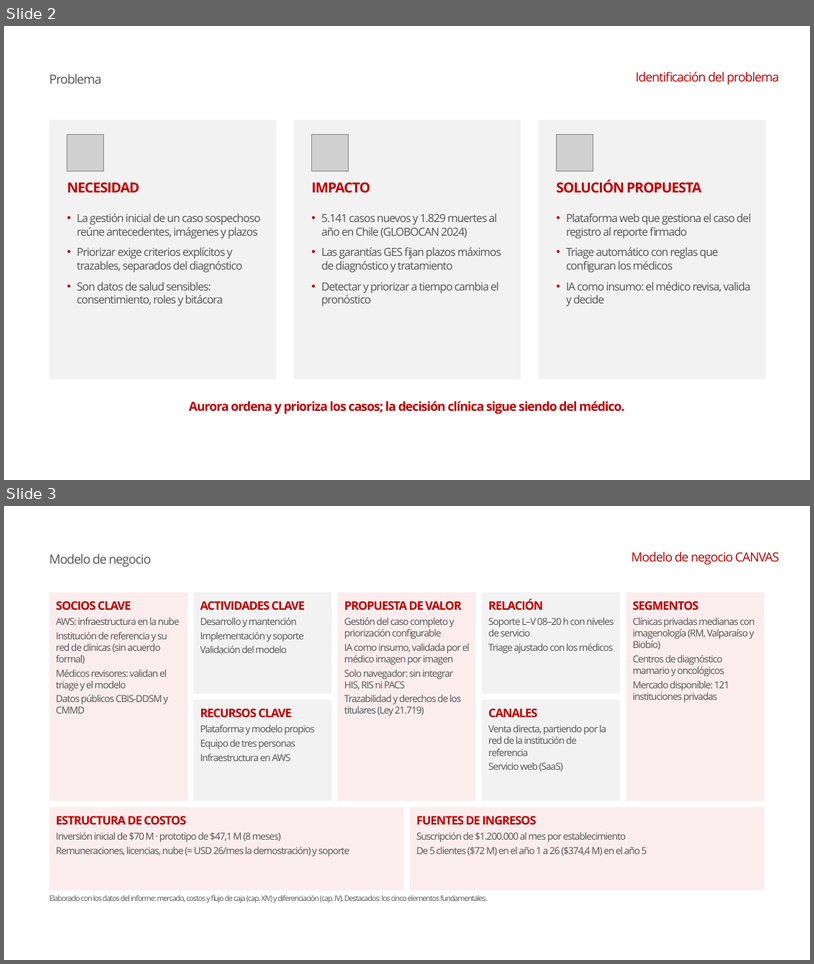
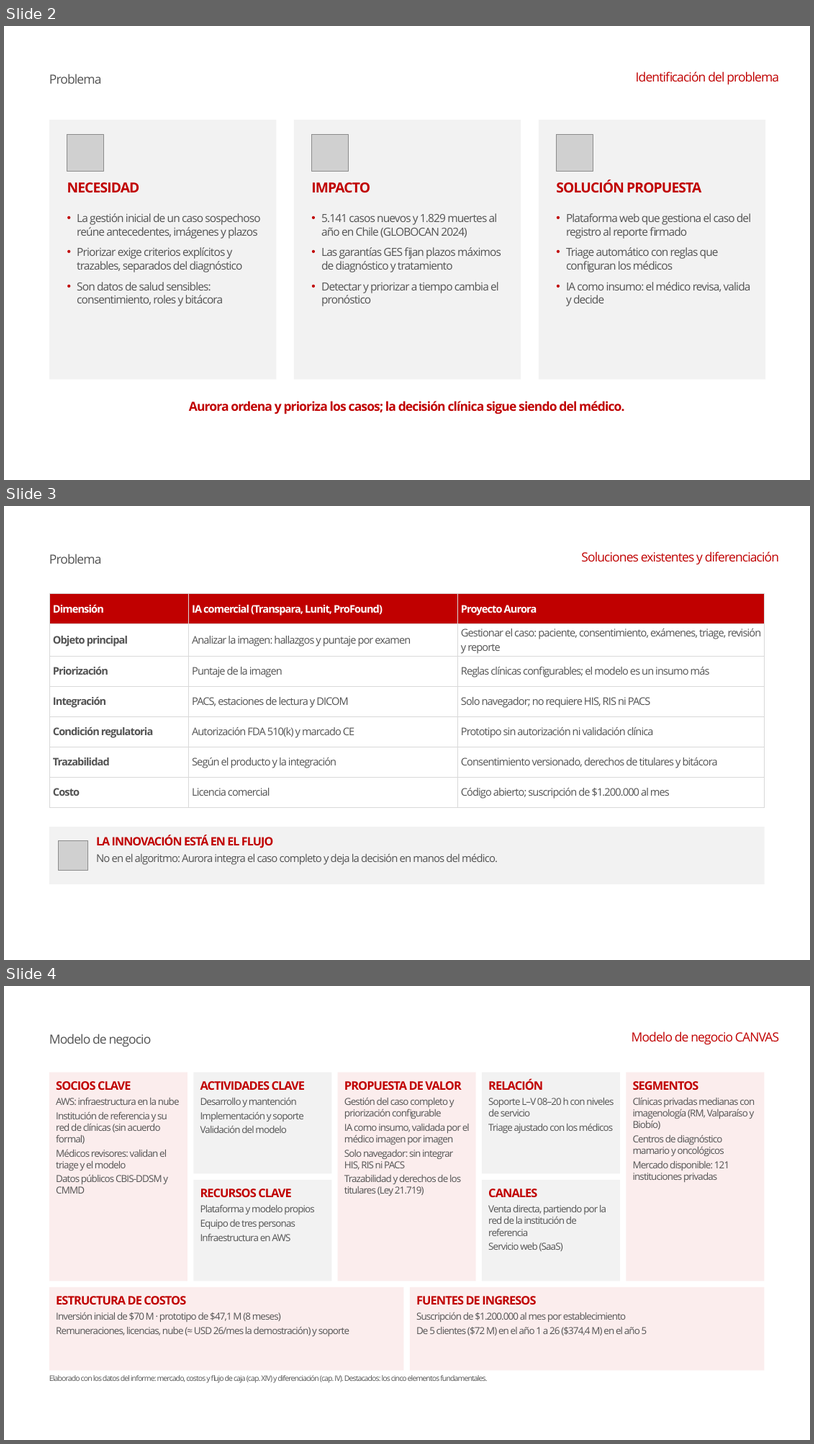
Before and after one commit to conEFE/Proyecto-Aurora, a slide deck: docs/informe_final/presentacion/Presentacion_Aurora_Informe_Final.pptx. Shown one above the other, each under a label of ours: slides 2 and 3 before the commit, slides 2, 3 and 4 after it. The pictures are 814x964 and 814x1444 pixels, drawn with LibreOffice and Linux fonts; fonts in the diff are those of the drawing; grey boxes stand for pictures; background and template pictures are left out. Boxes give left, top, right and bottom in pixels: in the first picture for what was removed or moved away, otherwise in the second. Text is boxed around its words. In the diff, an @@ line names an element or a change of style, - is before the commit and + after.

```diff
--- a/docs/informe_final/presentacion/Presentacion_Aurora_Informe_Final.pptx
+++ b/docs/informe_final/presentacion/Presentacion_Aurora_Informe_Final.pptx
@@ slide 3 added at bbox=[4, 506, 810, 960], background #FFFFFF; not listed: 1 template element that a slide beside it also shows @@
@@ text added at bbox=[49, 554, 102, 564], 30 pt, text #535353 @@
+Problema
@@ text added at bbox=[581, 551, 779, 565], 30 pt, text #C00000 @@
+Soluciones existentes y diferenciación
@@ table added at bbox=[49, 594, 765, 801], 7 rows, 3 columns @@
+Dimensión | IA comercial (Transpara, Lunit, ProFound) | Proyecto Aurora
+Objeto principal | Analizar la imagen: hallazgos y puntaje por examen | Gestionar el caso: paciente, consentimiento, exámenes, triage, revisión y reporte
+Priorización | Puntaje de la imagen | Reglas clínicas configurables; el modelo es un insumo más
+Integración | PACS, estaciones de lectura y DICOM | Solo navegador; no requiere HIS, RIS ni PACS
+Condición regulatoria | Autorización FDA 510(k) y marcado CE | Prototipo sin autorización ni validación clínica
+Trazabilidad | Según el producto y la integración | Consentimiento versionado, derechos de titulares y bitácora
+Costo | Licencia comercial | Código abierto; suscripción de $1.200.000 al mes
@@ rectangle added at bbox=[49, 826, 765, 884], fill #F2F2F2 @@
@@ picture added at bbox=[59, 840, 88, 870] @@
@@ text added at bbox=[96, 835, 498, 865], 25.5 pt, text #535353 @@
+LA INNOVACIÓN ESTÁ EN EL FLUJO
+No en el algoritmo: Aurora integra el caso completo y deja la decisión en manos del médico.
@@ what was slide 3 is now slide 4 @@
```
Also in this commit, not shown: 2 slides changed, 2 other slides added, 2 other files.
